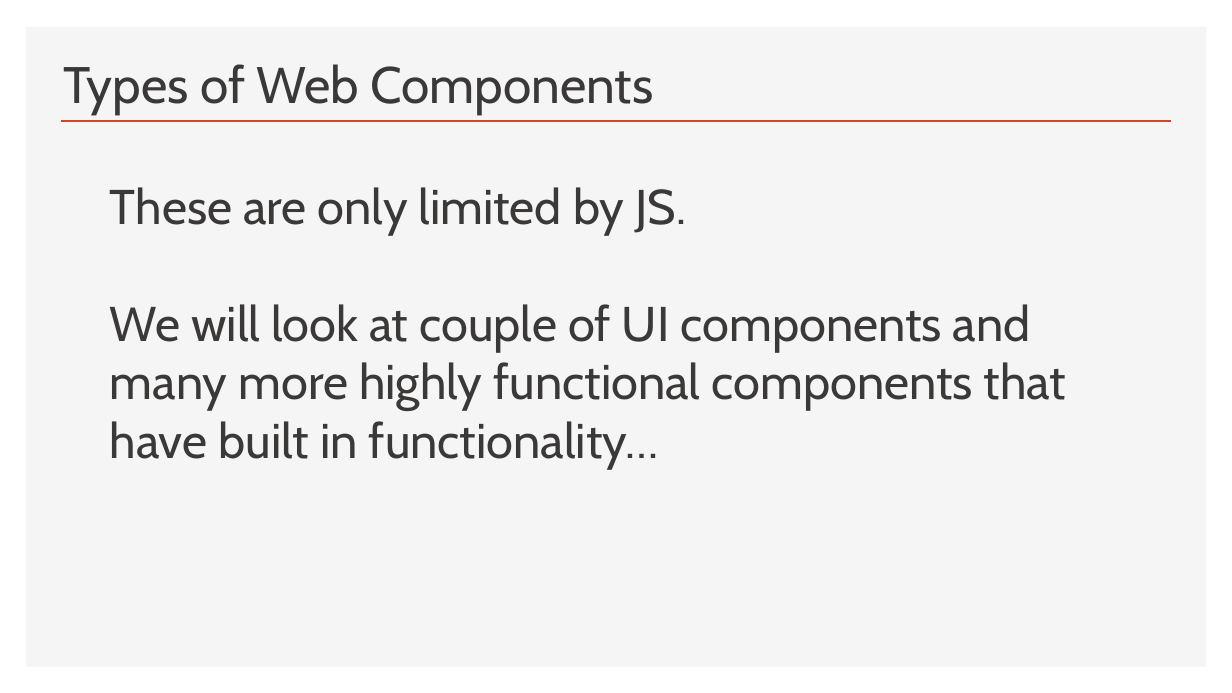
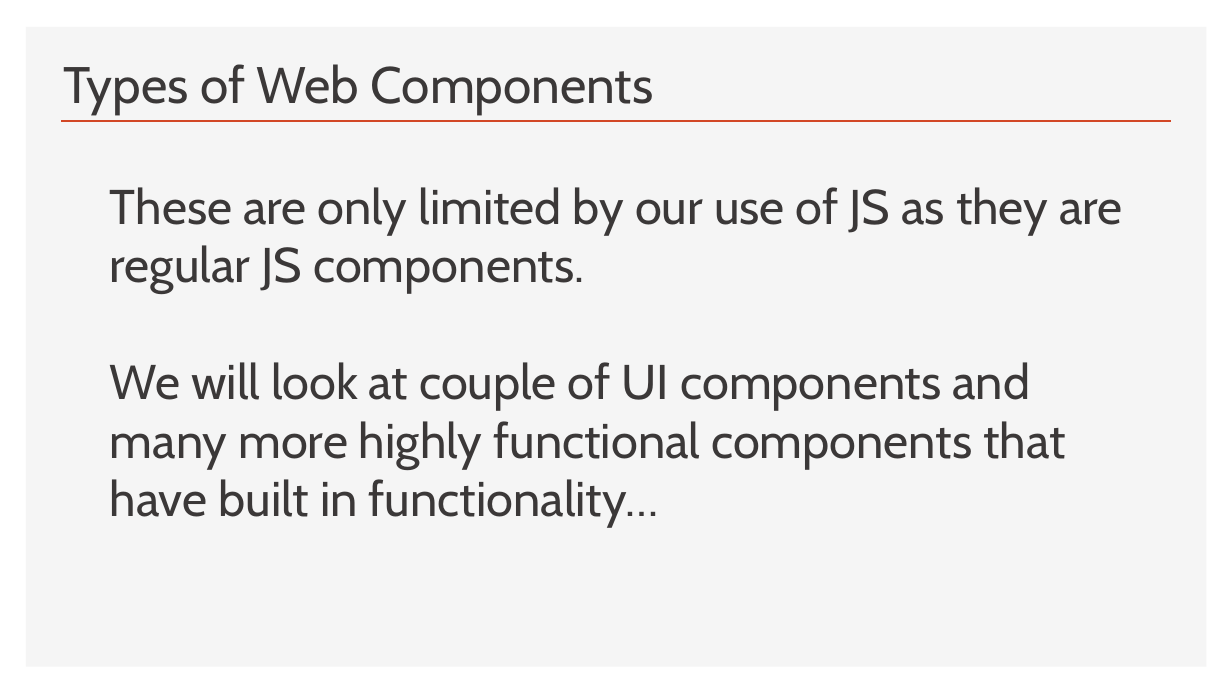
Before and after one commit to iwswordpress/ndc-london-web-components, a slide deck: slide 27 of NDC-TALK.pptx. Drawn at 1232x693 pixels with LibreOffice and Linux fonts; fonts in the diff are those of the drawing. Boxes give left, top, right and bottom in pixels: in the first picture for what was removed or moved away, otherwise in the second. Text is boxed around its words. In the diff, an @@ line names an element or a change of style, - is before the commit and + after.

Commit message:
edits for talk

```diff
--- a/NDC-TALK.pptx
+++ b/NDC-TALK.pptx
@@ text at <box>110,187,1122,294</box>: text changed @@
-  These are only limited by JS.
+  These are only limited by our use of JS as they are regular JS components.
```
Also in this commit, not shown: 4 other slides changed, 2 other files.
